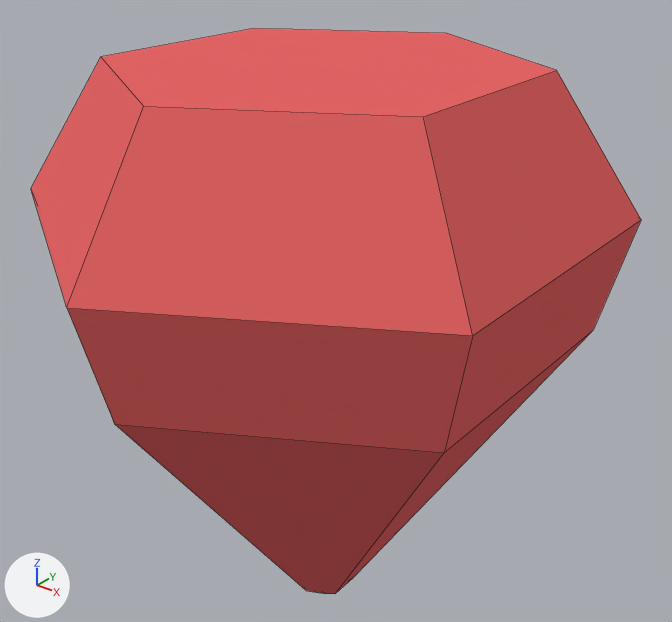
The Blender file blender/pin_001.blend as it was, and as the next commit left it.
Rendered twice from a 50 mm camera at (0.1041, -0.1261, 0.151) aimed at (-0.001, 0.0053, 0.0696). Arrows for +X, +Y and +Z are at lower left; the lights stay in place. Mesh edges are drawn as thin lines.
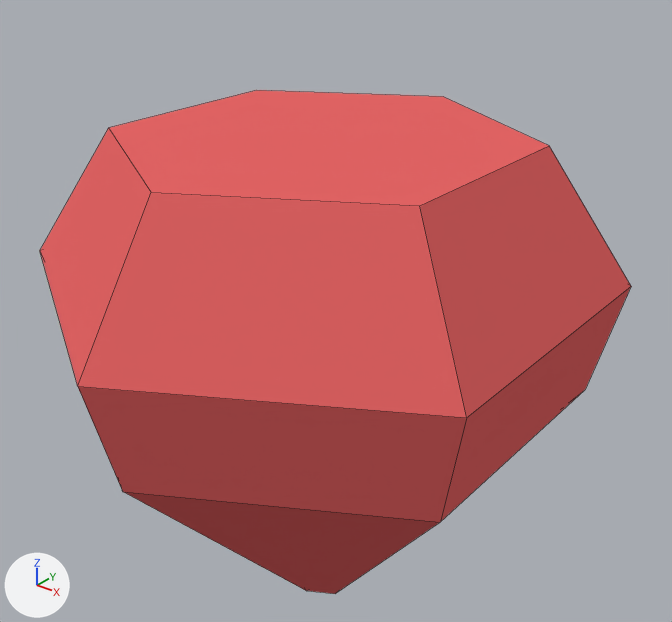
Pixel boxes [x1, y1, x2, y2] of what changed, in the pictures (672 x 622 px):
'Cone', reshaped (11% shorter)
    before: [31, 28, 641, 594]
    after: [40, 90, 631, 594]

Patch to the scene script:
```diff
--- a/blender/pin_001.blend.py
+++ b/blender/pin_001.blend.py
@@ me_cone @@
 me_cone.from_pydata(...)  # 25 vertices, 25 faces; spans x -0.99..0.99, y -1.14..1.14, z -2.39..0.0
 # used by ob_cone; location = (0.0, 0.0, 0.0); rotation_euler = (3.142, 0.0, 0.0), in degrees (180, 0, 0); scale = (0.05, 0.05, 0.05)
+# me_cone part 1: all 18 vertices in x -0.99..0.99, y -1.14..1.14, z -2.39..-1.43 are moved by (0.0, 0.0, 0.26)
 me_cone.materials.append(mat_pin)
```
